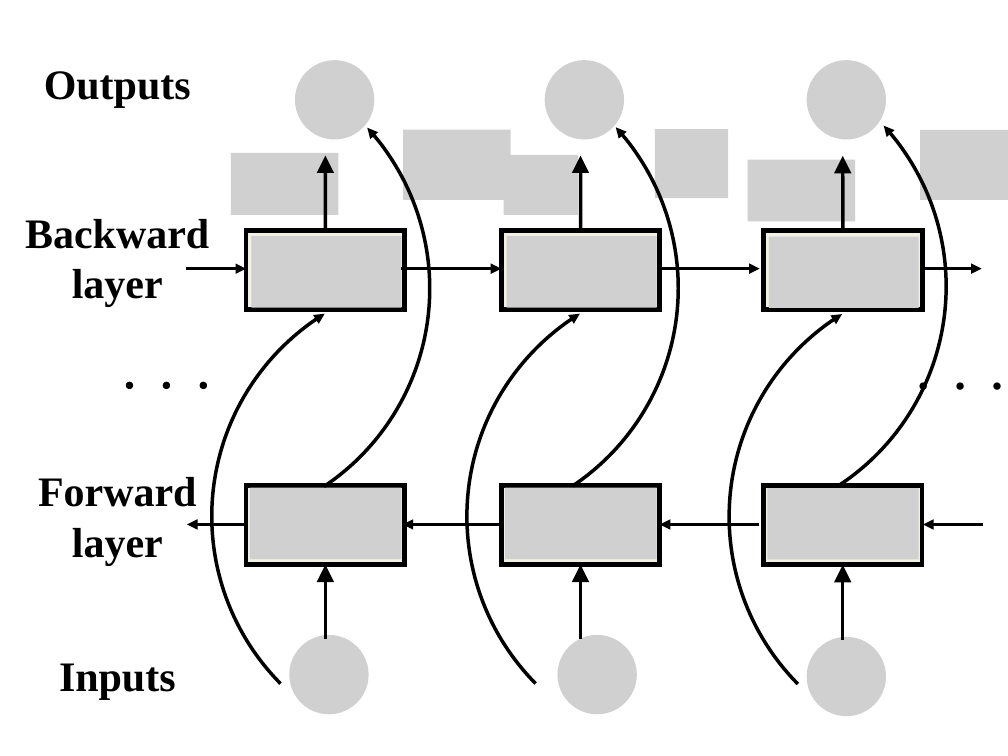
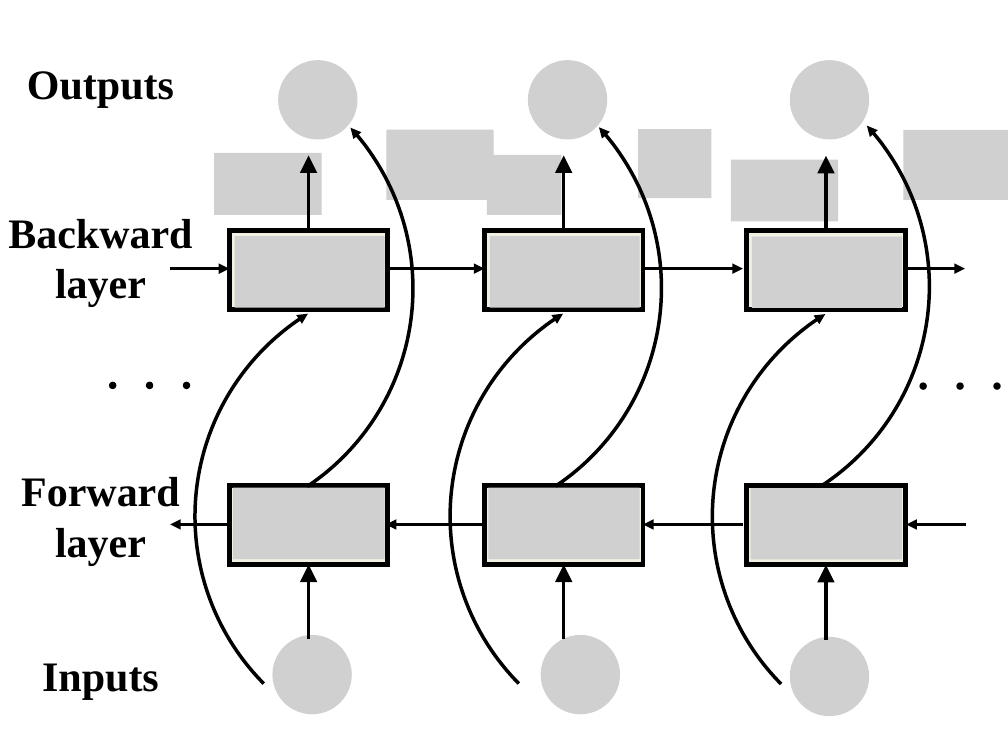
Before and after one commit to LimHyungTae/RONet_paper, a slide deck: slide 1 of changgyu_참고자료/bidirectional_LSTM.pptx. Drawn at 1008x756 pixels with LibreOffice and Linux fonts; fonts in the diff are those of the drawing; grey boxes stand for pictures. Boxes give left, top, right and bottom in pixels: in the first picture for what was removed or moved away, otherwise in the second. Text is boxed around its words. In the diff, an @@ line names an element or a change of style, - is before the commit and + after.

```diff
--- a/changgyu_참고자료/bidirectional_LSTM.pptx
+++ b/changgyu_참고자료/bidirectional_LSTM.pptx
@@ 4 arrows, 1 arc (boxed as its full ellipse), 1 ellipse: place and size @@
-4 arrows, 1 arc (boxed as its full ellipse), 1 ellipse at [0, 0, 581, 639]
+4 arrows, 1 arc (boxed as its full ellipse), 1 ellipse at [0, 0, 563, 639]
@@ 18 pictures, 10 arrows, 6 rectangles, 5 arc (boxed as its full ellipse)s, 4 texts, 2 ellipses: place and size @@
-18 pictures, 10 arrows, 6 rectangles, 5 arc (boxed as its full ellipse)s, 4 texts, 2 ellipses at [25, 0, 1008, 756]
+18 pictures, 10 arrows, 6 rectangles, 5 arc (boxed as its full ellipse)s, 4 texts, 2 ellipses at [8, 0, 1008, 756]
```
Also in this commit, not shown: 18 other files.
